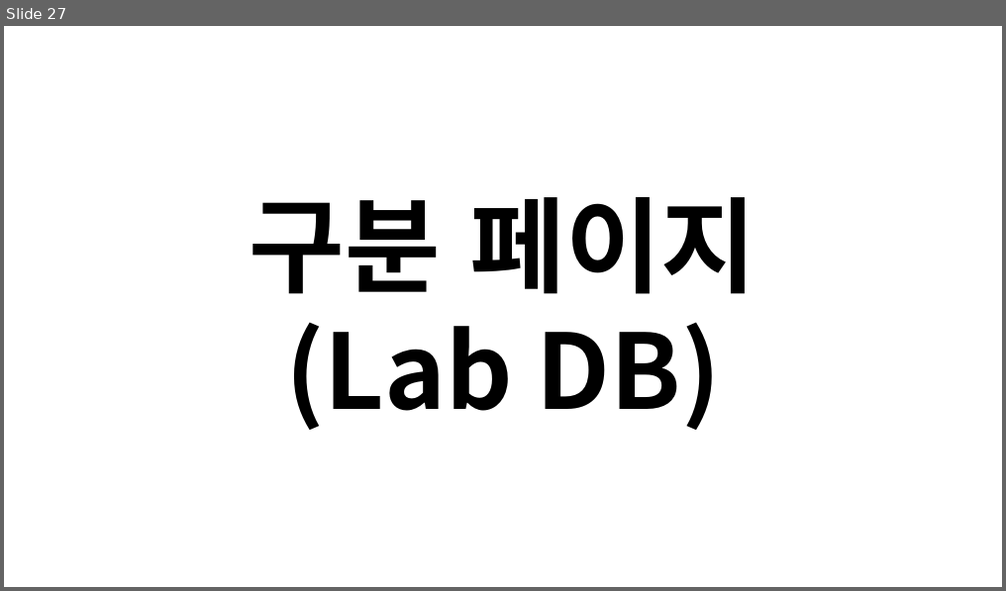
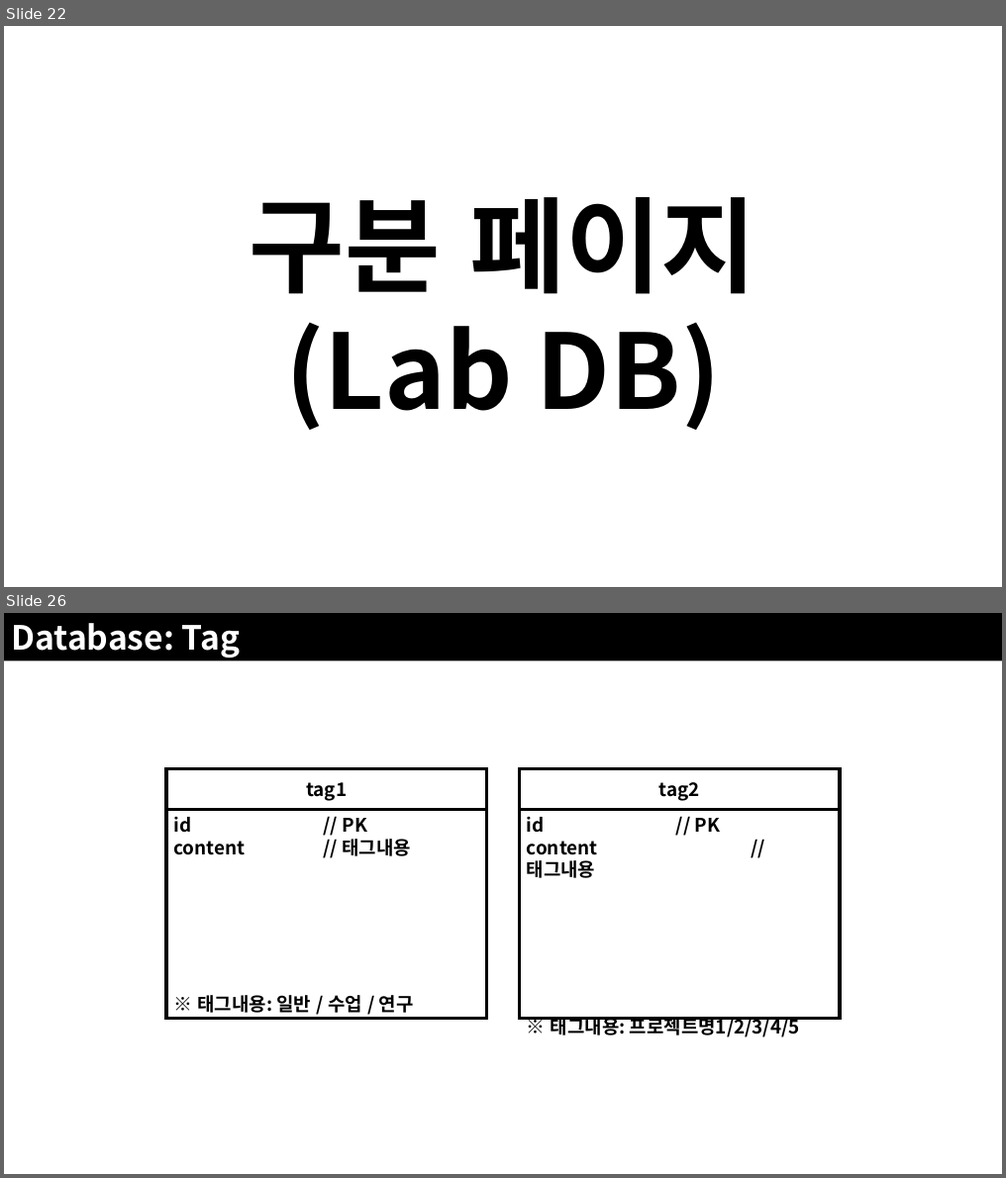
Before and after one commit to JoSihun/CGVR_Lab, a slide deck: documents/01_프로젝트_개발계획.pptx. Shown one above the other, each under a label of ours: slide 27 before the commit, slides 22 and 26 after it; the slides between them are not shown. The pictures are 1006x591 and 1006x1178 pixels, drawn with LibreOffice and Linux fonts; fonts in the diff are those of the drawing. Boxes give left, top, right and bottom in pixels: in the first picture for what was removed or moved away, otherwise in the second. Text is boxed around its words. In the diff, an @@ line names an element or a change of style, - is before the commit and + after.

```diff
--- a/documents/01_프로젝트_개발계획.pptx
+++ b/documents/01_프로젝트_개발계획.pptx
@@ slide 26 added at (x1=4, y1=613, x2=1002, y2=1174), background #FFFFFF @@
@@ rectangle added at (x1=4, y1=613, x2=1002, y2=661), fill #000000, 32 pt, text #FFFFFF, bold @@
+Database: Tag
@@ rectangle added at (x1=166, y1=768, x2=487, y2=810), outline #000000 3 pt, 18 pt, text #000000, bold @@
+tag1
@@ rectangle added at (x1=519, y1=768, x2=840, y2=810), outline #000000 3 pt, 18 pt, text #000000, bold @@
+tag2
@@ rectangle added at (x1=166, y1=810, x2=487, y2=1019), outline #000000 3 pt, 18 pt, text #000000, bold @@
+id // PK
+content // 태그내용
+※ 태그내용: 일반 / 수업 / 연구
@@ rectangle added at (x1=519, y1=810, x2=840, y2=1019), outline #000000 3 pt, 18 pt, text #000000, bold @@
+id // PK
+content // 태그내용
+※ 태그내용: 프로젝트명1/2/3/4/5
@@ what was slide 27 is now slide 22 @@
```
Also in this commit, not shown: 9 slides changed, 10 other slides added, 5 slides removed.
